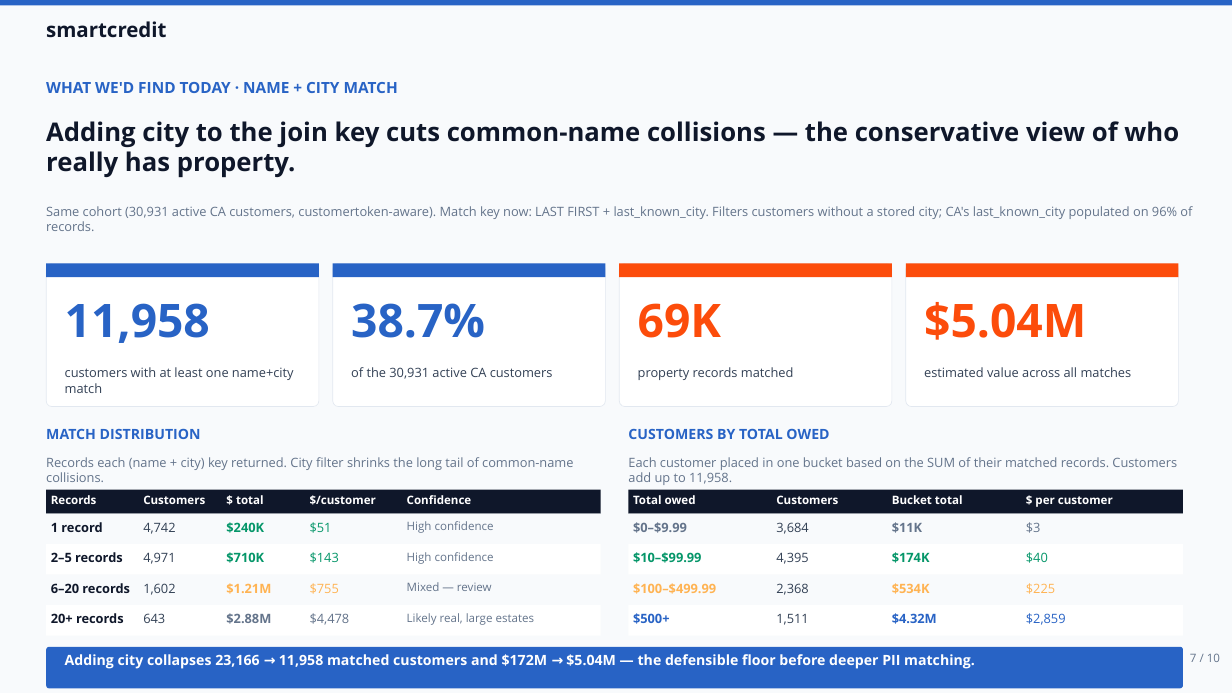
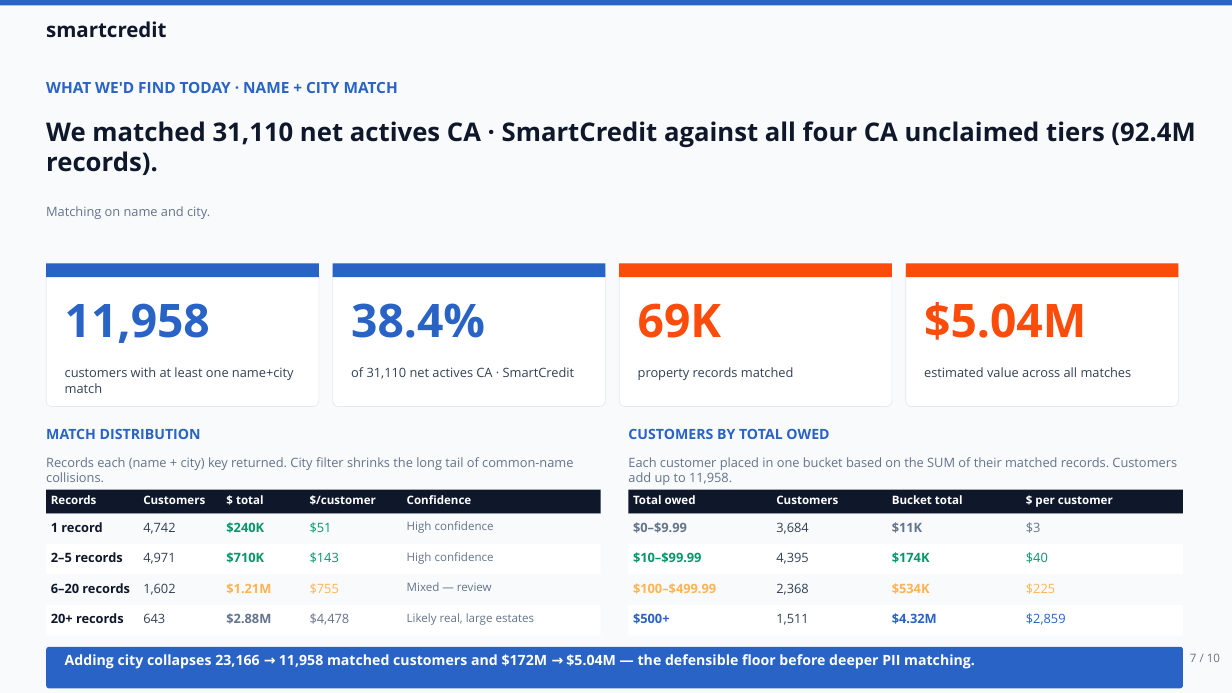
Before and after one commit to ahmedyassineconsumerdirect/cd-getmymoney, a slide deck: slide 7 of myReclaim-Exec-Deck.pptx. Drawn at 1232x693 pixels with LibreOffice and Linux fonts; fonts in the diff are those of the drawing. Boxes give left, top, right and bottom in pixels: in the first picture for what was removed or moved away, otherwise in the second. Text is boxed around its words. In the diff, an @@ line names an element or a change of style, - is before the commit and + after.

```diff
--- a/myReclaim-Exec-Deck.pptx
+++ b/myReclaim-Exec-Deck.pptx
@@ text at [46,121,1195,175]: text changed @@
-Adding city to the join key cuts common-name collisions — the conservative view of who really has property.
+We matched 31,110 net actives CA · SmartCredit against all four CA unclaimed tiers (92.4M records).
@@ text at [46,206,210,219]: text changed @@
-Same cohort (30,931 active CA customers, customertoken-aware). Match key now: LAST FIRST + last_known_city. Filters customers without a stored city; CA's last_known_city populated on 96% of records.
+Matching on name and city.
@@ text at [351,303,485,338]: text changed @@
-38.7%
+38.4%
@@ text at [351,367,575,379]: text changed @@
-of the 30,931 active CA customers
+of 31,110 net actives CA · SmartCredit
```
Also in this commit, not shown: 1 other slide changed, 1 other file.
